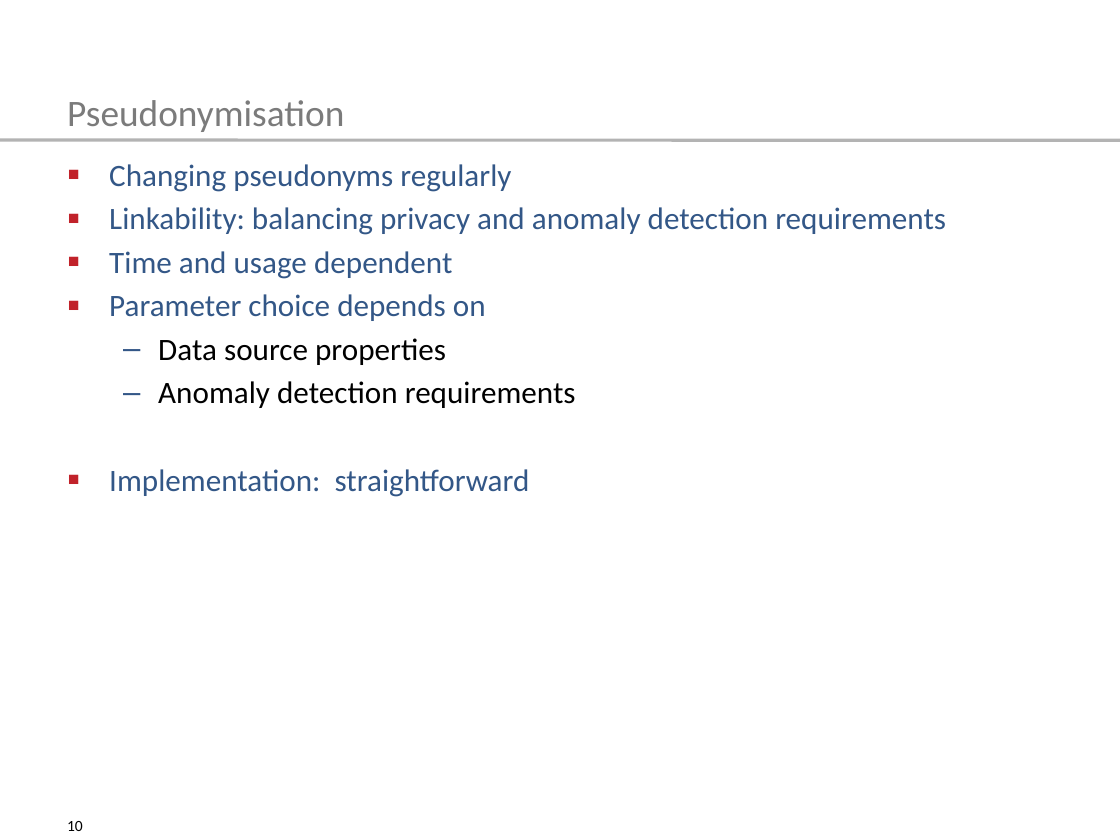
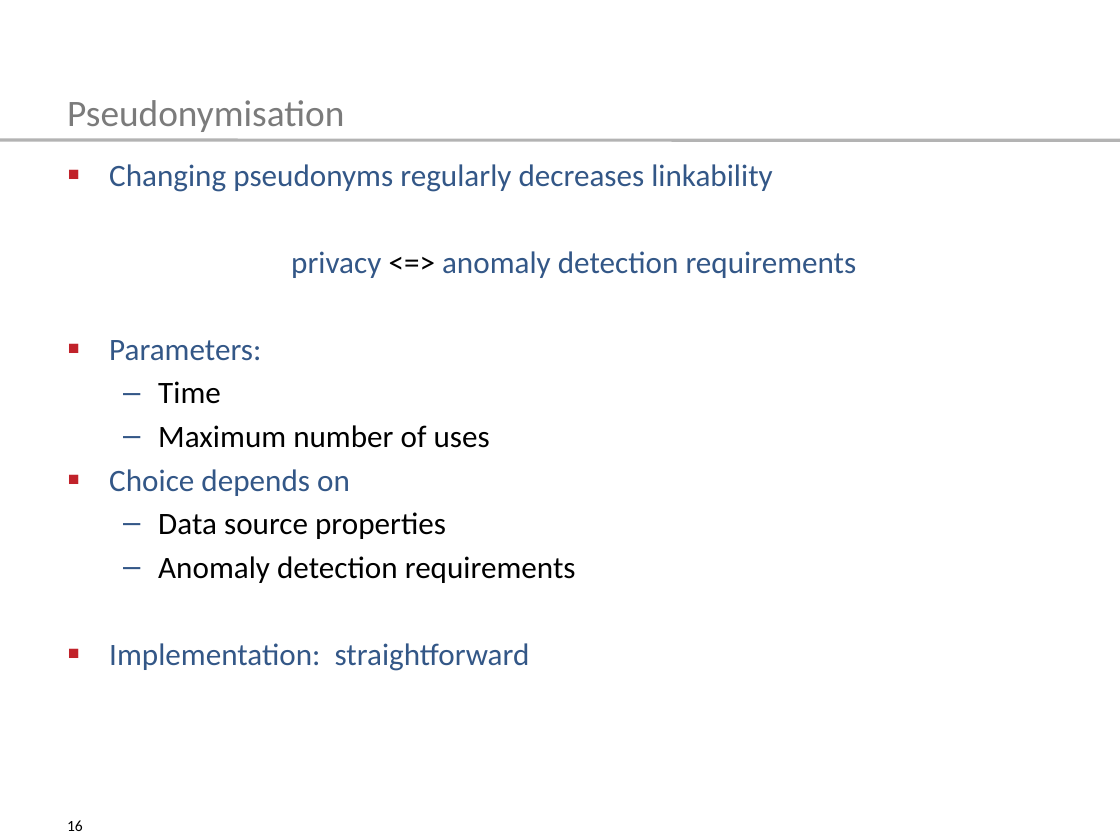
Before and after one commit to tompetersen/master-thesis, a slide deck: slide 16 of kolloquium/TemplateSlides2016.pptx (slide 10 before the commit). Drawn at 1120x840 pixels with LibreOffice and Linux fonts; fonts in the diff are those of the drawing. Boxes give left, top, right and bottom in pixels: in the first picture for what was removed or moved away, otherwise in the second. Text is boxed around its words. In the diff, an @@ line names an element or a change of style, - is before the commit and + after.

```diff
--- a/kolloquium/TemplateSlides2016.pptx
+++ b/kolloquium/TemplateSlides2016.pptx
@@ text at [109,164,857,496]: text changed @@
-▪ Changing pseudonyms regularly
-▪ Linkability: balancing privacy and anomaly detection requirements
-▪ Time and usage dependent
-▪ Parameter choice depends on
+▪ Changing pseudonyms regularly decreases linkability
+privacy <=> anomaly detection requirements
+▪ Parameters:
+  – Time
+  – Maximum number of uses
+▪ Choice depends on
@@ page number at [67,820,83,831]: text changed @@
-10
+16
```
Also in this commit, not shown: 2 other slides changed, 1 slide added, 5 other files.
